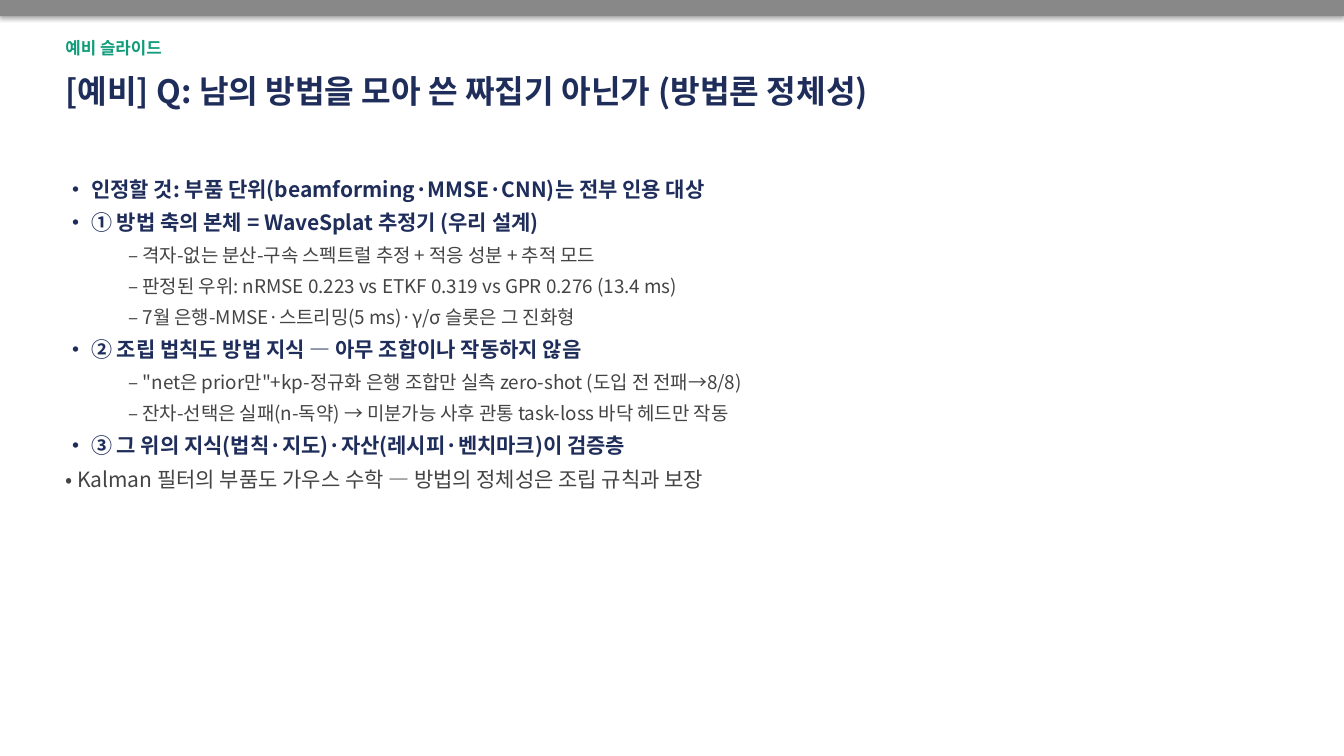
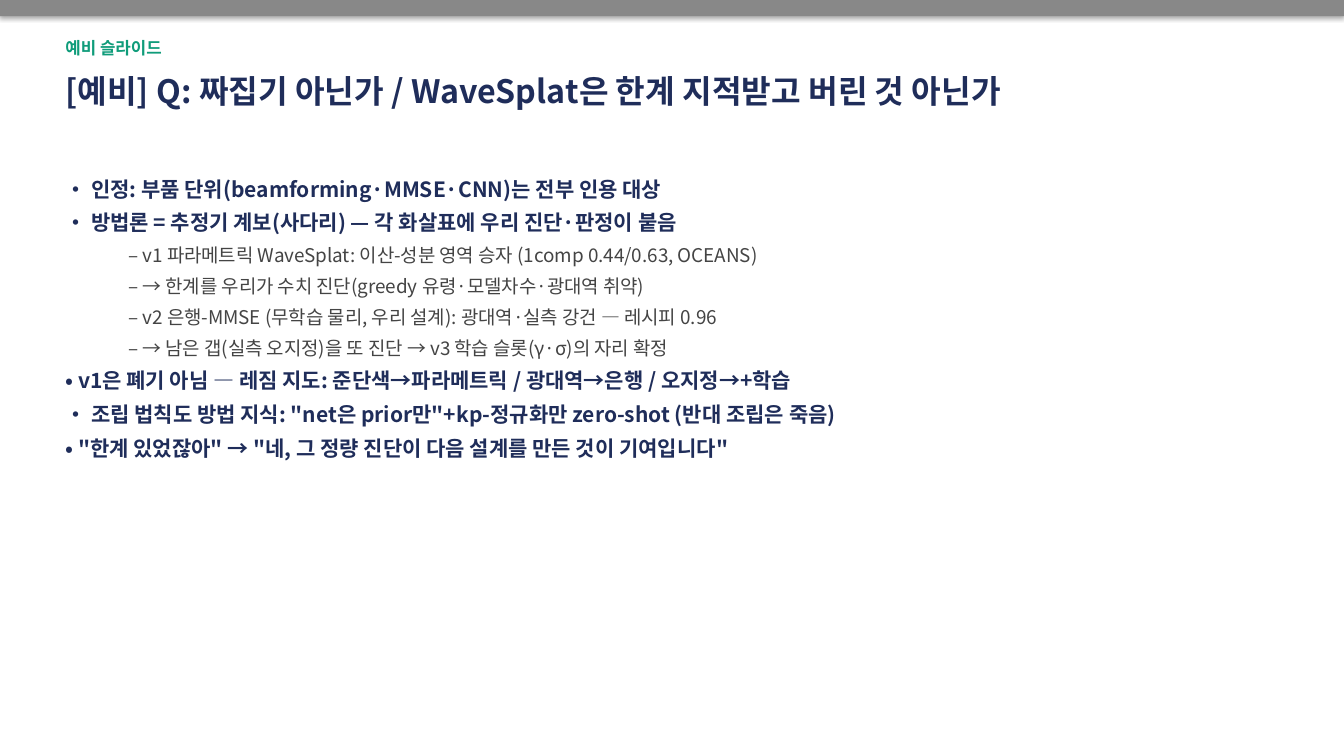
Before and after one commit to SAEYONGPARK94/wavesplat, a slide deck: slide 26 of wavesplat/docs/labmeeting_2026-07-12.pptx. Drawn at 1344x756 pixels with LibreOffice and Linux fonts; fonts in the diff are those of the drawing. Boxes give left, top, right and bottom in pixels: in the first picture for what was removed or moved away, otherwise in the second. Text is boxed around its words. In the diff, an @@ line names an element or a change of style, - is before the commit and + after.

```diff
--- a/wavesplat/docs/labmeeting_2026-07-12.pptx
+++ b/wavesplat/docs/labmeeting_2026-07-12.pptx
@@ text at box(65, 76, 1001, 110): text changed @@
-[예비] Q: 남의 방법을 모아 쓴 짜집기 아닌가 (방법론 정체성)
+[예비] Q: 짜집기 아닌가 / WaveSplat은 한계 지적받고 버린 것 아닌가
@@ text at box(78, 179, 836, 460): text changed; size 13.5 to 15 pt; text colour #444444 to #1F2D5A; bold on @@
-• 인정할 것: 부품 단위(beamforming·MMSE·CNN)는 전부 인용 대상
-• ① 방법 축의 본체 = WaveSplat 추정기 (우리 설계)
-  – 격자-없는 분산-구속 스펙트럴 추정 + 적응 성분 + 추적 모드
-  – 판정된 우위: nRMSE 0.223 vs ETKF 0.319 vs GPR 0.276 (13.4 ms)
-  – 7월 은행-MMSE·스트리밍(5 ms)·γ/σ 슬롯은 그 진화형
-• ② 조립 법칙도 방법 지식 — 아무 조합이나 작동하지 않음
-  – "net은 prior만"+kp-정규화 은행 조합만 실측 zero-shot (도입 전 전패→8/8)
-  – 잔차-선택은 실패(n-독약) → 미분가능 사후 관통 task-loss 바닥 헤드만 작동
-• ③ 그 위의 지식(법칙·지도)·자산(레시피·벤치마크)이 검증층
-• Kalman 필터의 부품도 가우스 수학 — 방법의 정체성은 조립 규칙과 보장
+• 인정: 부품 단위(beamforming·MMSE·CNN)는 전부 인용 대상
+• 방법론 = 추정기 계보(사다리) — 각 화살표에 우리 진단·판정이 붙음
+  – v1 파라메트릭 WaveSplat: 이산-성분 영역 승자 (1comp 0.44/0.63, OCEANS)
+  – → 한계를 우리가 수치 진단(greedy 유령·모델차수·광대역 취약)
+  – v2 은행-MMSE (무학습 물리, 우리 설계): 광대역·실측 강건 — 레시피 0.96
+  – → 남은 갭(실측 오지정)을 또 진단 → v3 학습 슬롯(γ·σ)의 자리 확정
+• v1은 폐기 아님 — 레짐 지도: 준단색→파라메트릭 / 광대역→은행 / 오지정→+학습
+• 조립 법칙도 방법 지식: "net은 prior만"+kp-정규화만 zero-shot (반대 조립은 죽음)
+• "한계 있었잖아" → "네, 그 정량 진단이 다음 설계를 만든 것이 기여입니다"
```
Also in this commit, not shown: 2 other files.
